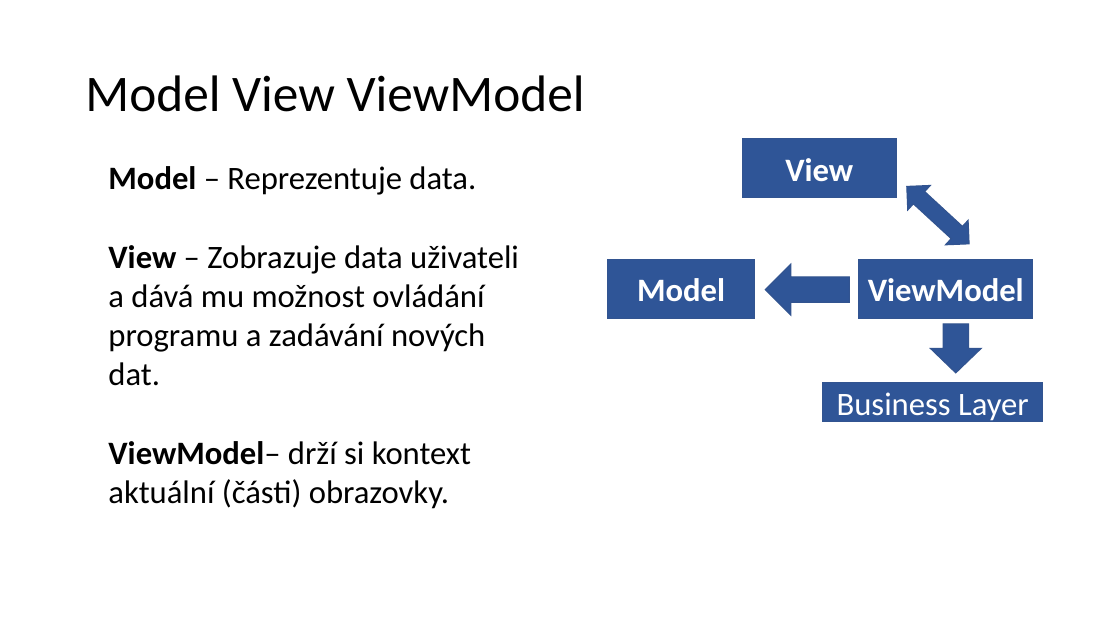
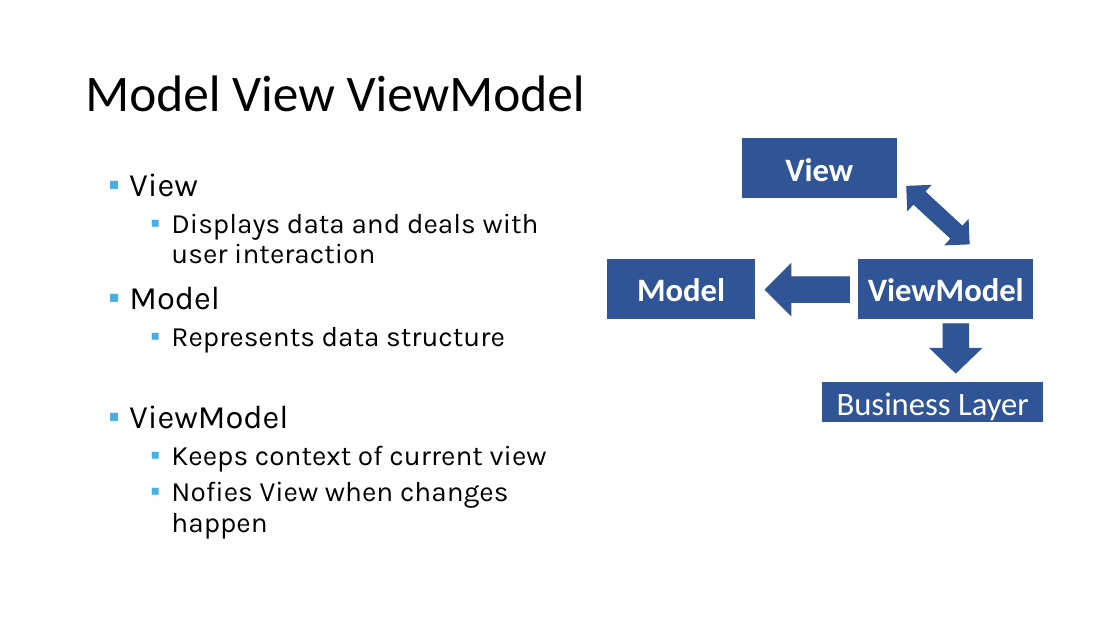
Before and after one commit to jasho/pv239-maui, a slide deck: slide 26 of Lecture/PV239-NET-MAUI.pptx (slide 30 before the commit). Drawn at 1120x630 pixels with LibreOffice and Linux fonts; fonts in the diff are those of the drawing. Boxes give left, top, right and bottom in pixels: in the first picture for what was removed or moved away, otherwise in the second. Text is boxed around its words. In the diff, an @@ line names an element or a change of style, - is before the commit and + after.

Commit message:
Updated presentation for lecture

```diff
--- a/Lecture/PV239-NET-MAUI.pptx
+++ b/Lecture/PV239-NET-MAUI.pptx
@@ text at (x1=129, y1=173, x2=547, y2=538): text changed; size 28 to 24 pt; font Calibri to Karla @@
-Model – Reprezentuje data.
-View – Zobrazuje data uživateli
-a dává mu možnost ovládání programu a zadávání nových
-dat.
-ViewModel– drží si kontext aktuální (části) obrazovky.
+▪ View
+  ▪ Displays data and deals with user interaction
+▪ Model
+  ▪ Represents data structure
+▪ ViewModel
+  ▪ Keeps context of current view
+  ▪ Nofies View when changes happen
```
Also in this commit, not shown: 11 other slides changed, 1 slide added, 8 slides removed.
